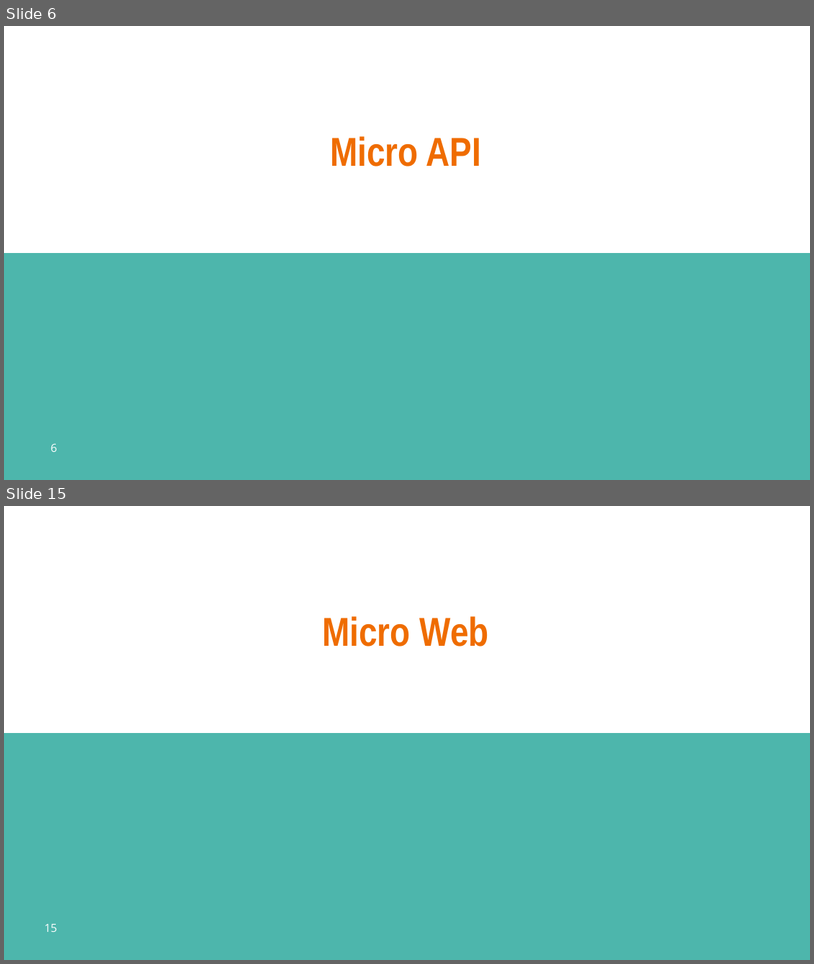
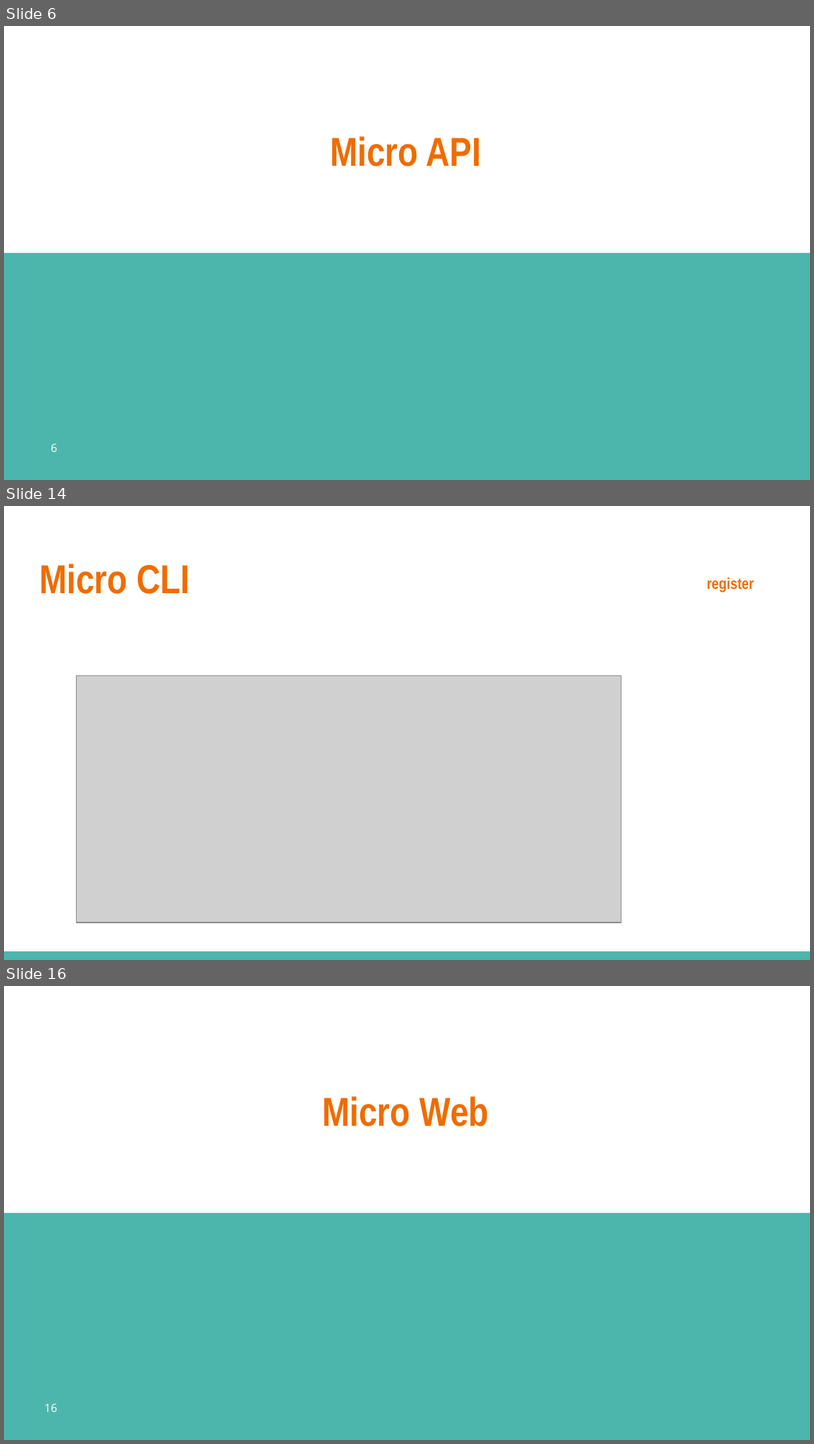
Before and after one commit to printfcoder/stack-rpc-tutorials, a slide deck: others/share/learning-go/【第三期】Micro工具集.pptx. Shown one above the other, each under a label of ours: slides 6 and 15 before the commit, slides 6, 14 and 16 after it; the slides between them are not shown. The pictures are 814x964 and 814x1444 pixels, drawn with LibreOffice and Linux fonts; fonts in the diff are those of the drawing; grey boxes stand for pictures; background and template pictures are left out. Boxes give left, top, right and bottom in pixels: in the first picture for what was removed or moved away, otherwise in the second. Text is boxed around its words. In the diff, an @@ line names an element or a change of style, - is before the commit and + after.

```diff
--- a/others/share/learning-go/【第三期】Micro工具集.pptx
+++ b/others/share/learning-go/【第三期】Micro工具集.pptx
@@ slide 14 added at [4, 506, 810, 960], background #FFFFFF @@
@@ text added at [39, 564, 190, 594], 36 pt, text #EF6C00, bold @@
+Micro CLI
@@ text added at [707, 577, 755, 592], 14 pt, text #EF6C00, bold @@
+register
@@ picture added at [77, 675, 622, 922] @@
@@ rectangle added at [4, 951, 810, 960], fill #4DB6AC @@
@@ what was slide 15 is now slide 16 @@
@@ page number at [44, 1403, 57, 1412]: text changed @@
-15
+16
```
Also in this commit, not shown: 11 slides changed, 1 other file.
